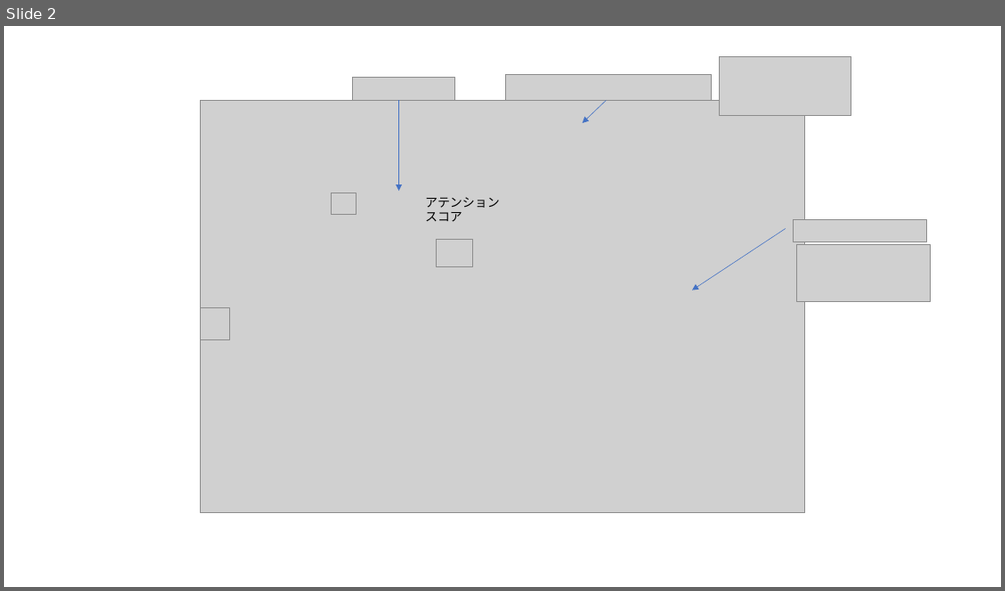
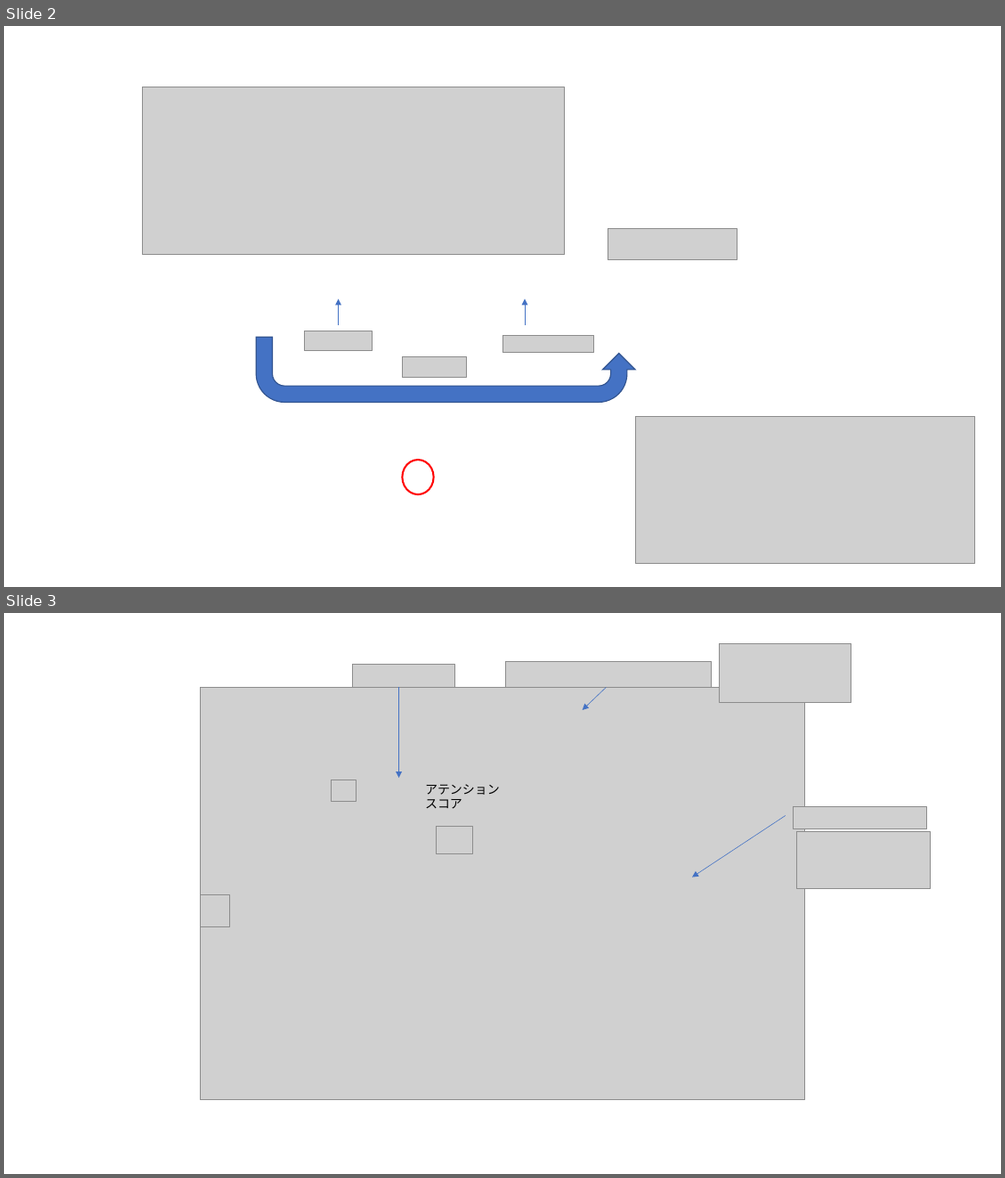
Before and after one commit to Yagami360/machine-learning-papers-survey, a slide deck: papers/Pluralistic_Image_Completion/Pluralistic-Inpainting.pptx. Shown one above the other, each under a label of ours: slide 2 before the commit, slides 2 and 3 after it. The pictures are 1005x591 and 1005x1178 pixels, drawn with LibreOffice and Linux fonts; fonts in the diff are those of the drawing; grey boxes stand for pictures. Boxes give left, top, right and bottom in pixels: in the first picture for what was removed or moved away, otherwise in the second. Text is boxed around its words. In the diff, an @@ line names an element or a change of style, - is before the commit and + after.

```diff
--- a/papers/Pluralistic_Image_Completion/Pluralistic-Inpainting.pptx
+++ b/papers/Pluralistic_Image_Completion/Pluralistic-Inpainting.pptx
@@ slide 2 added at <box>4,26,1001,587</box>, background #FFFFFF @@
@@ picture added at <box>143,87,565,254</box> @@
@@ picture added at <box>607,229,736,260</box> @@
@@ arrow added from (339, 325) to (339, 299), #4472C4 0.5 pt @@
@@ arrow added from (525, 325) to (525, 299), #4472C4 0.5 pt @@
@@ uturn arrow added at <box>256,338,635,402</box>, fill #4472C4, outline #325491 1 pt @@
@@ picture added at <box>305,331,372,351</box> @@
@@ picture added at <box>502,335,594,353</box> @@
@@ picture added at <box>403,356,467,377</box> @@
@@ picture added at <box>636,416,975,564</box> @@
@@ ellipse added at <box>403,459,434,495</box>, outline #FF0000 1.75 pt @@
@@ what was slide 2 is now slide 3 @@
```
Also in this commit, not shown: 1 slide changed, 1 other file.
